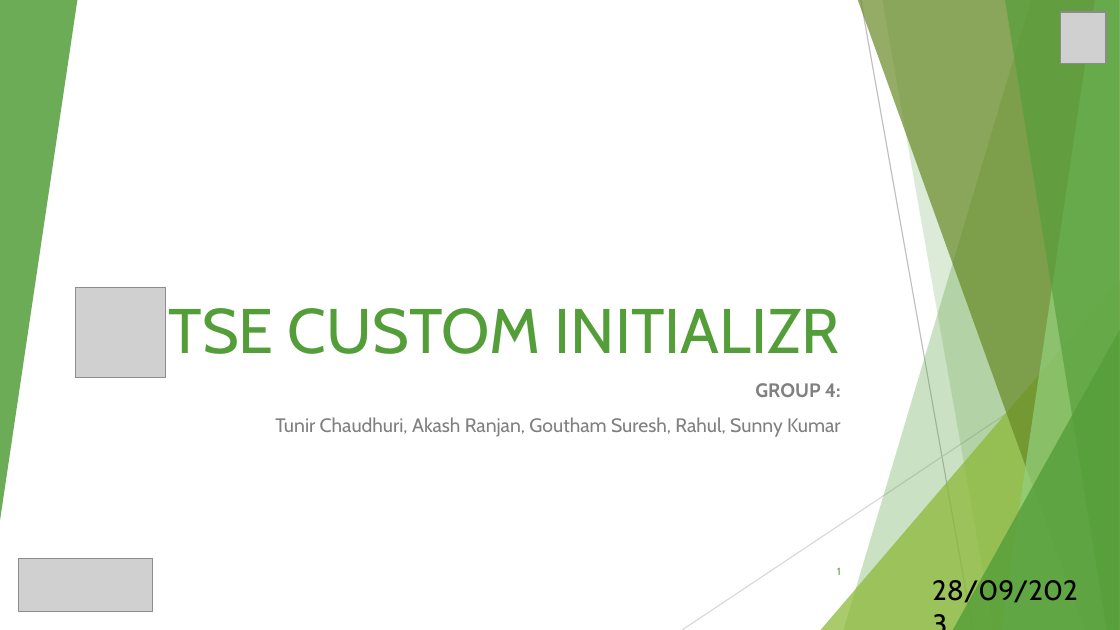
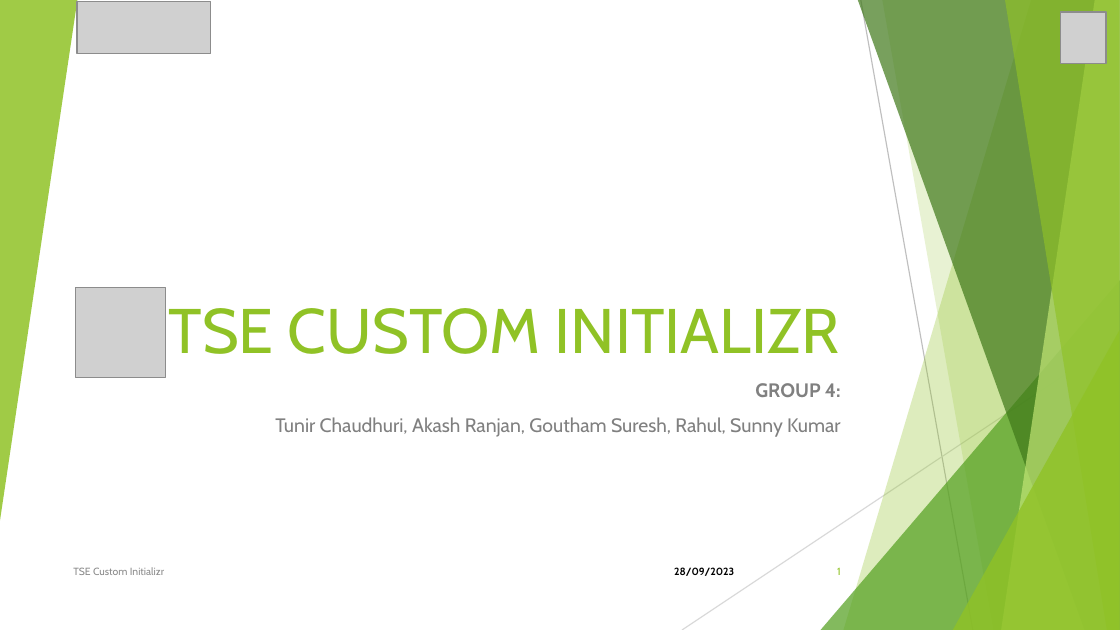
Before and after one commit to Tunir10Chaudhuri/Case_Study_Group_4, a slide deck: slide 1 of CaseStudy-04.pptx. Drawn at 1120x630 pixels with LibreOffice and Linux fonts; fonts in the diff are those of the drawing; grey boxes stand for pictures. Boxes give left, top, right and bottom in pixels: in the first picture for what was removed or moved away, otherwise in the second. Text is boxed around its words. In the diff, an @@ line names an element or a change of style, - is before the commit and + after.

```diff
--- a/CaseStudy-04.pptx
+++ b/CaseStudy-04.pptx
@@ triangle at box(0, 0, 77, 521): fill #549E39 at 85% opacity to #90C226 at 85% opacity @@
@@ picture: place and size @@
-picture at box(19, 559, 152, 612)
+picture at box(77, 1, 211, 54)
@@ freeform shape at box(843, 0, 1120, 629): fill #549E39 at 30% opacity to #90C226 at 30% opacity @@
@@ freeform shape at box(858, 0, 1120, 629): fill #678A26 at 70% opacity to #3F7819 at 70% opacity @@
@@ freeform shape at box(883, 0, 1120, 629): fill #549E39 at 20% opacity to #90C226 at 20% opacity @@
@@ freeform shape at box(1001, 0, 1120, 629): fill #93D07D at 70% opacity to #C0E474 at 70% opacity @@
@@ freeform shape at box(1005, 0, 1120, 629): fill #549E39 at 65% opacity to #90C226 at 65% opacity @@
@@ title "TSE CUSTOM INITIALIZR" at box(168, 308, 840, 354): text colour #549E39 to #90C226 @@
@@ triangle at box(821, 280, 1120, 629): fill #8AB833 at 72% opacity to #54A021 at 72% opacity @@
@@ triangle at box(953, 329, 1120, 629): fill #549E39 at 80% opacity to #90C226 at 80% opacity @@
@@ text added at box(73, 567, 164, 575), 6.8 pt, text #8C8C8C @@
+TSE Custom Initializr
@@ text "28/09/2023": place and size @@
-text "28/09/2023" at box(932, 577, 1078, 607)
+text "28/09/2023" at box(674, 567, 734, 576)
@@ text "28/09/2023" at box(674, 567, 734, 576): size 18 to 6.8 pt, bold on; alignment left to right; vertical alignment top to middle @@
@@ page number at box(837, 568, 841, 575): text colour #549E39 to #90C226 @@
```
Also in this commit, not shown: 11 other slides changed, 1 slide added.
